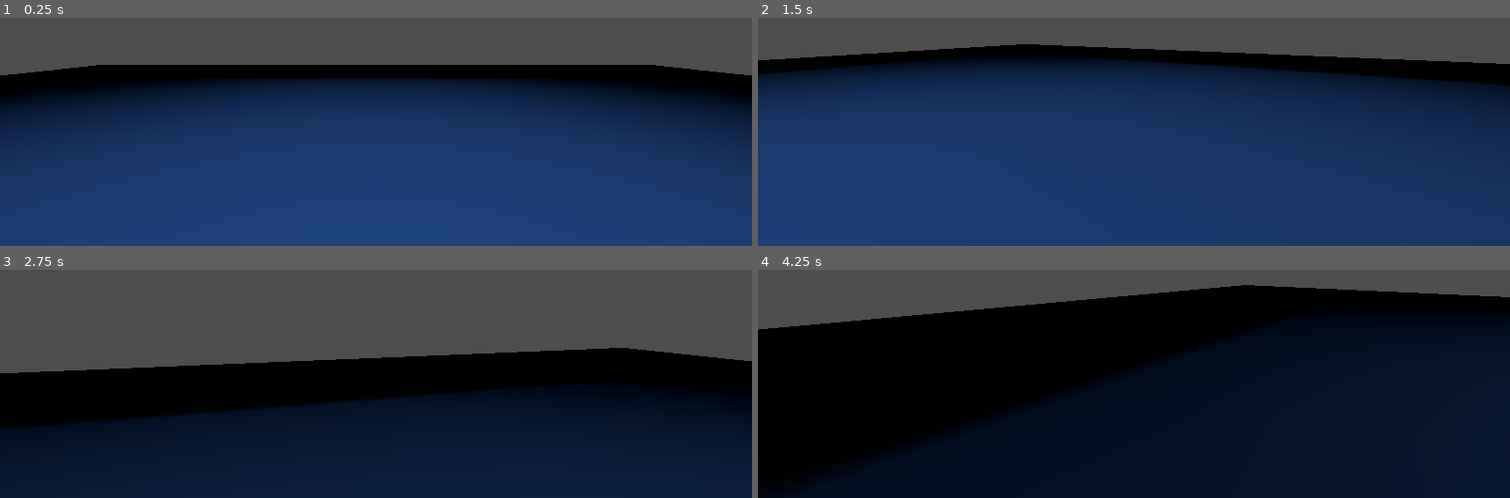
Above: before the commit, frames 1-4 (two rows, left to right).
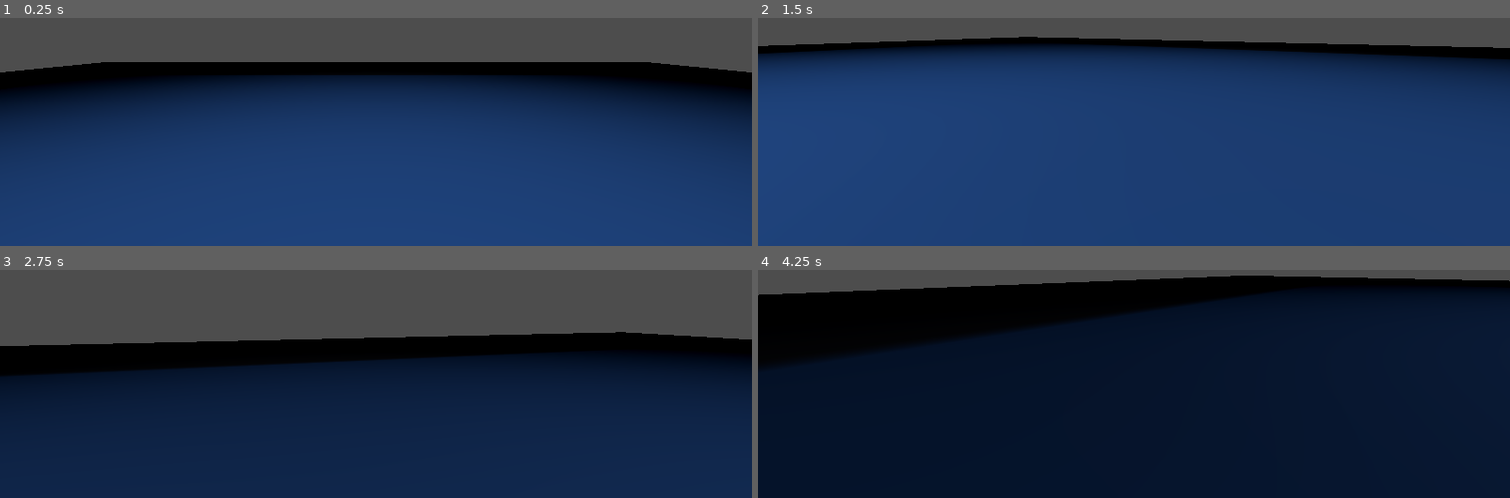
Above: after the commit, the same moments.

Repository: ztamagoru/LaboratorioII
Game: Godot game, scene res://scene_test.tscn
The game is run twice, just before and just after one commit, with the same random seed, the same clock (stepped at 60 frames per second) and the same inputs. The engine's default icon, where the game draws it, is replaced by a stand-in: a white triangle on a blue panel in a dark square.
Inputs (mouse positions are in pixels of both pictures, inside the frame that each line leads up to):
- Up to frame 1 (0.25 s): no input
- Up to frame 2 (1.5 s): move the mouse to (1171, 33) at 0.52 s; hold Ctrl (move_crouch) 0.53-1.28 s; hold W (move_forward) from 0.53 s (still down); tap Space (move_jump) at 0.77 s; move the mouse to (1096, 36) at 1.27 s; tap Shift (move_sprint) at 1.35 s
- Up to frame 3 (2.75 s): keep holding W (move_forward); tap Space (move_jump) at 1.52 s; move the mouse to (391, 279) at 2.02 s; hold Ctrl (move_crouch) from 2.03 s (still down)
- Up to frame 4 (4.25 s): keep holding W (move_forward); move the mouse to (1126, 295) at 2.77 s; release Ctrl (move_crouch) at 2.78 s; tap Shift (move_sprint) at 2.85 s; tap Space (move_jump) at 3.02, 3.77 s; move the mouse to (1186, 292) at 3.52 s; hold Ctrl (move_crouch) from 3.53 s (still down)

The runs differ from the first frame. In frame 1, 1.9% of the frame differs, in the area x 0-100%, y 19-27%; in frame 2, 30%; in frame 3, 41%, in the area x 0-100%, y 27-90%; in frame 4, 37%.

Commit message:
fixed camera going through the floor

Diff:
--- a/scenes/components/player/player.tscn
+++ b/scenes/components/player/player.tscn
@@ -9,25 +9,8 @@
 [ext_resource type="Script" uid="uid://mv5gfj0t68y4" path="res://scenes/components/player/states/walk.gd" id="7_tw4o5"]
 
 [sub_resource type="CapsuleShape3D" id="CapsuleShape3D_1xbud"]
-height = 4.0
 
 [sub_resource type="CapsuleMesh" id="CapsuleMesh_imdkq"]
-height = 4.0
-
-[sub_resource type="Animation" id="Animation_vj2w8"]
-length = 0.001
-tracks/0/type = "value"
-tracks/0/imported = false
-tracks/0/enabled = true
-tracks/0/path = NodePath("Head/Camera3D:position")
-tracks/0/interp = 1
-tracks/0/loop_wrap = true
-tracks/0/keys = {
-"times": PackedFloat32Array(0),
-"transitions": PackedFloat32Array(1),
-"update": 0,
-"values": [Vector3(0, 1.5, 0)]
-}
 
 [sub_resource type="Animation" id="Animation_tw4o5"]
 resource_name = "crouch"
@@ -35,49 +18,49 @@
 tracks/0/imported = false
 tracks/0/enabled = true
 tracks/0/path = NodePath("CollisionShape3D:shape:height")
-tracks/0/interp = 2
+tracks/0/interp = 1
 tracks/0/loop_wrap = true
 tracks/0/keys = {
 "times": PackedFloat32Array(0, 1),
 "transitions": PackedFloat32Array(1, 1),
 "update": 0,
-"values": [4.0, 2.0]
+"values": [2.0, 1.0]
 }
 tracks/1/type = "value"
 tracks/1/imported = false
 tracks/1/enabled = true
 tracks/1/path = NodePath("CollisionShape3D:position")
-tracks/1/interp = 2
+tracks/1/interp = 1
 tracks/1/loop_wrap = true
 tracks/1/keys = {
 "times": PackedFloat32Array(0, 1),
 "transitions": PackedFloat32Array(1, 1),
 "update": 0,
-"values": [Vector3(0, 1, 0), Vector3(0, 0, 0)]
+"values": [Vector3(0, 1, 0), Vector3(0, 0.5, 0)]
 }
 tracks/2/type = "value"
 tracks/2/imported = false
 tracks/2/enabled = true
-tracks/2/path = NodePath("Head/Camera3D:position")
-tracks/2/interp = 2
+tracks/2/path = NodePath("CollisionShape3D/MeshInstance3D:mesh:height")
+tracks/2/interp = 1
 tracks/2/loop_wrap = true
 tracks/2/keys = {
 "times": PackedFloat32Array(0, 1),
 "transitions": PackedFloat32Array(1, 1),
 "update": 0,
-"values": [Vector3(0, 1.5, 0), Vector3(0, 0, 0)]
+"values": [2.0, 1.0]
 }
 tracks/3/type = "value"
 tracks/3/imported = false
 tracks/3/enabled = true
-tracks/3/path = NodePath("CollisionShape3D/MeshInstance3D:mesh:height")
-tracks/3/interp = 2
+tracks/3/path = NodePath("Camera3D:position")
+tracks/3/interp = 1
 tracks/3/loop_wrap = true
 tracks/3/keys = {
 "times": PackedFloat32Array(0, 1),
 "transitions": PackedFloat32Array(1, 1),
 "update": 0,
-"values": [4.0, 2.0]
+"values": [Vector3(0, 1.75, 0), Vector3(0, 0.75, 0)]
 }
 
 [sub_resource type="Animation" id="Animation_da40g"]
@@ -87,7 +70,7 @@
 tracks/0/type = "value"
 tracks/0/imported = false
 tracks/0/enabled = true
-tracks/0/path = NodePath("Head/Camera3D:position")
+tracks/0/path = NodePath("Camera3D:position")
 tracks/0/interp = 2
 tracks/0/loop_wrap = true
 tracks/0/keys = {
@@ -95,6 +78,57 @@
 "transitions": PackedFloat32Array(1, 1, 1),
 "update": 0,
 "values": [Vector3(0, 1.5, 0), Vector3(0, 1, 0), Vector3(0, 1.5, 0)]
+}
+
+[sub_resource type="Animation" id="Animation_vj2w8"]
+length = 0.001
+tracks/0/type = "value"
+tracks/0/imported = false
+tracks/0/enabled = true
+tracks/0/path = NodePath("CollisionShape3D:shape:height")
+tracks/0/interp = 1
+tracks/0/loop_wrap = true
+tracks/0/keys = {
+"times": PackedFloat32Array(0),
+"transitions": PackedFloat32Array(1),
+"update": 0,
+"values": [2.0]
+}
+tracks/1/type = "value"
+tracks/1/imported = false
+tracks/1/enabled = true
+tracks/1/path = NodePath("CollisionShape3D:position")
+tracks/1/interp = 1
+tracks/1/loop_wrap = true
+tracks/1/keys = {
+"times": PackedFloat32Array(0),
+"transitions": PackedFloat32Array(1),
+"update": 0,
+"values": [Vector3(0, 1, 0)]
+}
+tracks/2/type = "value"
+tracks/2/imported = false
+tracks/2/enabled = true
+tracks/2/path = NodePath("CollisionShape3D/MeshInstance3D:mesh:height")
+tracks/2/interp = 1
+tracks/2/loop_wrap = true
+tracks/2/keys = {
+"times": PackedFloat32Array(0),
+"transitions": PackedFloat32Array(1),
+"update": 0,
+"values": [2.0]
+}
+tracks/3/type = "value"
+tracks/3/imported = false
+tracks/3/enabled = true
+tracks/3/path = NodePath("Camera3D:position")
+tracks/3/interp = 1
+tracks/3/loop_wrap = true
+tracks/3/keys = {
+"times": PackedFloat32Array(0),
+"transitions": PackedFloat32Array(1),
+"update": 0,
+"values": [Vector3(0, 2, 0)]
 }
 
 [sub_resource type="AnimationLibrary" id="AnimationLibrary_da40g"]
@@ -116,13 +150,10 @@
 mesh = SubResource("CapsuleMesh_imdkq")
 skeleton = NodePath("../..")
 
-[node name="Head" type="Node3D" parent="."]
-transform = Transform3D(1, 0, 0, 0, 1, 0, 0, 0, 1, 0, 0.722118, 0)
+[node name="Camera3D" type="Camera3D" parent="."]
+transform = Transform3D(1, 0, 0, 0, 1, 0, 0, 0, 1, 0, 2, 0)
 script = ExtResource("2_2oloj")
 camera_sensitivity = 0.5
-
-[node name="Camera3D" type="Camera3D" parent="Head"]
-transform = Transform3D(1, 0, 0, 0, 1, 0, 0, 0, 1, 0, 1.5, 0)
 
 [node name="FSM" type="Node3D" parent="." node_paths=PackedStringArray("player")]
 script = ExtResource("3_c8uok")
